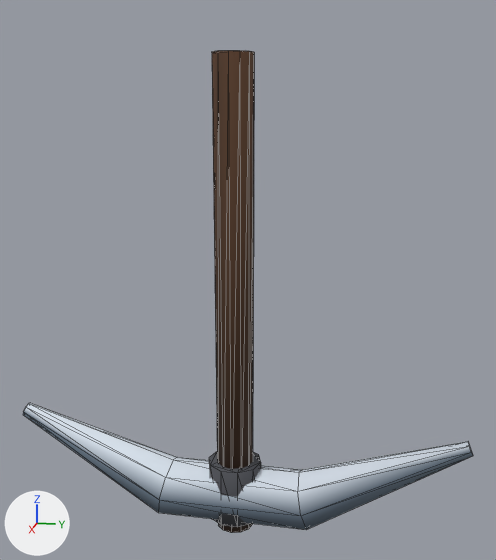
The glTF model assets/models/tool_iron_pickaxe.glb as it was, and as the next commit left it.
The view is the same before and after, from a camera (50 mm lens) standing at (1.04, 0.231, 0.016) and looking at (-0.01, 0.021, -0.247). The lights are fixed; the arrows at lower left show +X, +Y and +Z. The older version comes first. Mesh edges are drawn as thin lines.

Names of what the first picture shows: 'Tool'.
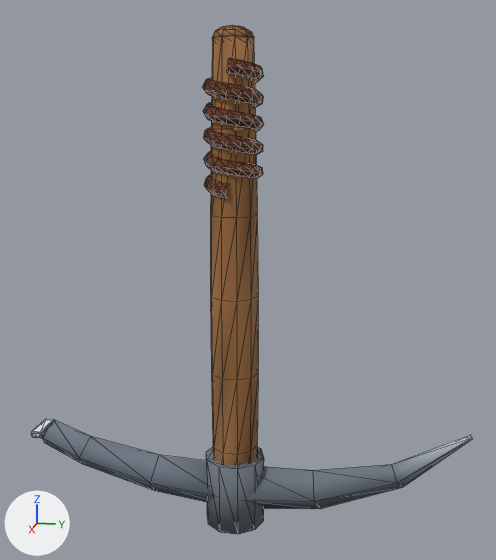
Pixel boxes [x1, y1, x2, y2] of what changed, in the pictures (496 x 560 px):
'Tool', reshaped: before [23, 50, 473, 533]; after [31, 25, 473, 534]
part 1 of me_tool, added: after [212, 25, 254, 39]
part 2 of me_tool, added: after [206, 447, 264, 534]
part 3 of me_tool, rebuilt (49% narrower, 41% shorter): before [23, 403, 473, 530]; after [245, 435, 473, 509]
part 4 of me_tool, rebuilt: before [212, 50, 254, 533]; after [210, 37, 258, 466]
part 5 of me_tool, added (brown): after [202, 58, 264, 198]
part 6 of me_tool, added: after [31, 419, 53, 438]
part 7 of me_tool, added: after [42, 420, 215, 502]
part 8 of me_tool, deleted: before [209, 452, 261, 527]

The edits, one by one:
me_tool is used by ob_tool; location (0.0, 0.0, 0.0).
me_tool had 76 vertices, 140 faces and spanned x -0.05..0.05, y -0.385..0.385, z -0.68..0.1.
me_tool now has 656 vertices, 1276 faces and spans x -0.048..0.048, y -0.36..0.382, z -0.67..0.137.
me_tool part 1: a new loose piece, a UV sphere (10 segments, 6 rings, poles along z) spanning x -0.03..0.03, y -0.032..0.032, z 0.103..0.137, in mat_vc.
me_tool part 2: a new loose piece, a 10-sided cylinder along z spanning x -0.048..0.048, y -0.05..0.05, z -0.67..-0.55, in mat_vc.
me_tool part 3: the loose piece of 32 vertices spanning x -0.05..0.05, y -0.385..0.385, z -0.669..-0.489 is rebuilt with 16 vertices and now spans x -0.042..0.042, y -0.003..0.382, z -0.652..-0.477.
me_tool part 4: the loose piece of 24 vertices spanning x -0.032..0.032, y -0.032..0.032, z -0.68..0.1 is rebuilt with 70 vertices and now spans x -0.037..0.037, y -0.039..0.039, z -0.66..0.12.
me_tool part 5: a new loose piece of 426 vertices spanning x -0.046..0.046, y -0.045..0.045, z -0.111..0.089, in mat_vc.
me_tool part 6: a new loose piece of 56 vertices spanning x -0.027..0.027, y -0.36..-0.34, z -0.541..-0.529, in mat_vc.
me_tool part 7: a new loose piece of 16 vertices spanning x -0.042..0.042, y -0.35..0.003, z -0.652..-0.516, in mat_vc.
me_tool part 8: the loose piece of 20 vertices spanning x -0.043..0.043, y -0.045..0.045, z -0.66..-0.56 is deleted.
